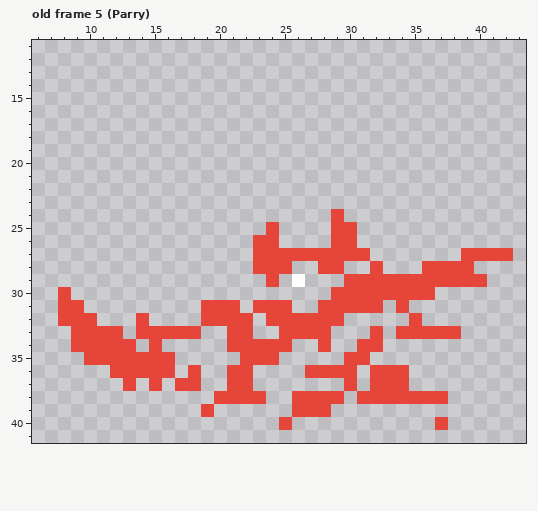
Two states of a pixel-art file, Assets/Art/Characters/Renji_Sprite.aseprite. Above: the version before the commit.
50x42 pixels, 48 frames. Shown: old frame 5 (Parry): x 6..43, y 11..41. The commit also changed other frames, which this record leaves out.
After:
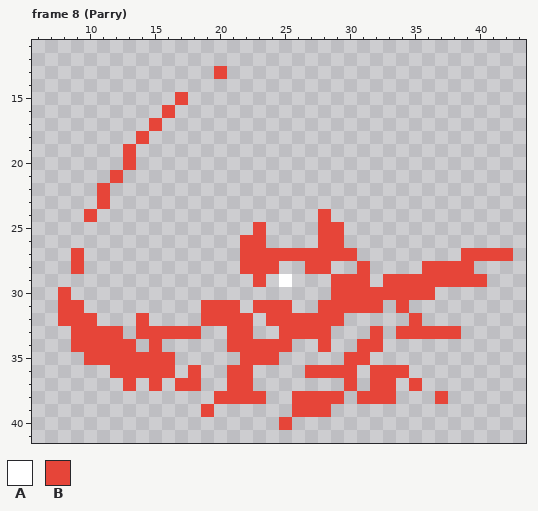
Palette (. is transparent): A #ffffff  B #e64539
A new or re-ordered frame is compared with the old frame closest to it.
Change:
frames 48 -> 51
Changed rows in their new state; - is an unchanged pixel.
Frame 8 (Parry) is new; against old frame 5 (Parry):
first column x 9:
13 -----------B------------
15 --------B---------------
16 -------B----------------
17 ------B-----------------
18 -----B------------------
19 ----B-------------------
20 ----B-------------------
21 ---B--------------------
22 --B---------------------
23 --B---------------------
24 -B-----------------B.---
25 --------------B.---B-.--
26 -------------B-.---B-.--
27 B------------B--------.-
28 B------------B--.-B-.-B.
29 --------------B.A.--B--.
first column x 34:
37 .B--
38 ...-
40 ---.
Where, in picture pixels (left, top, right, bottom), the same in both pictures:
added: (71, 66, 227, 274)
changed: (240, 209, 383, 287)
changed: (396, 378, 448, 430)
